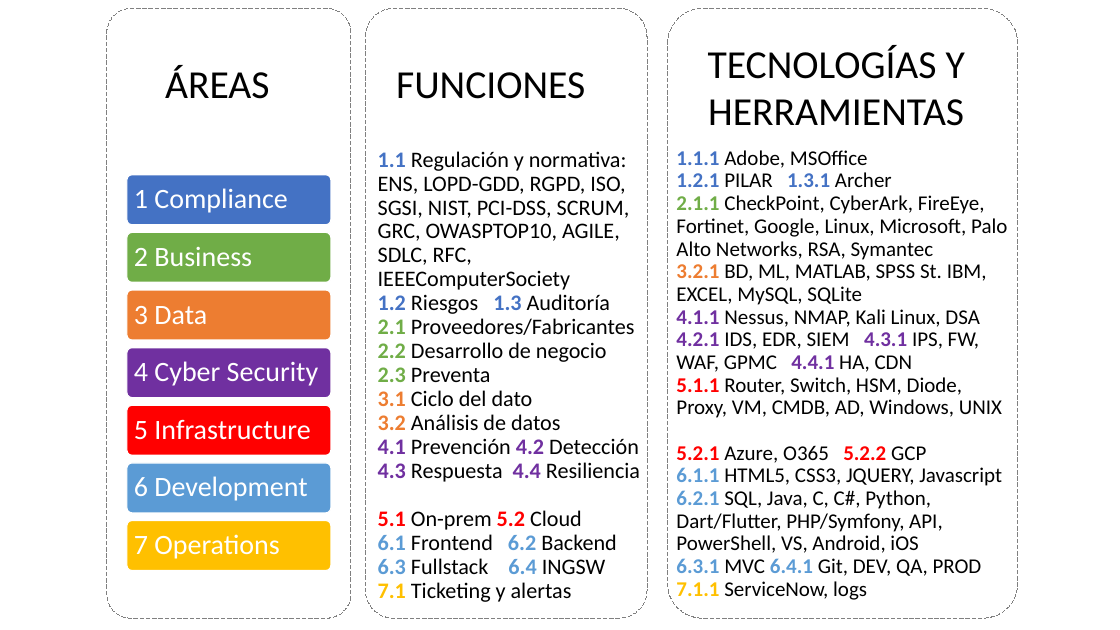
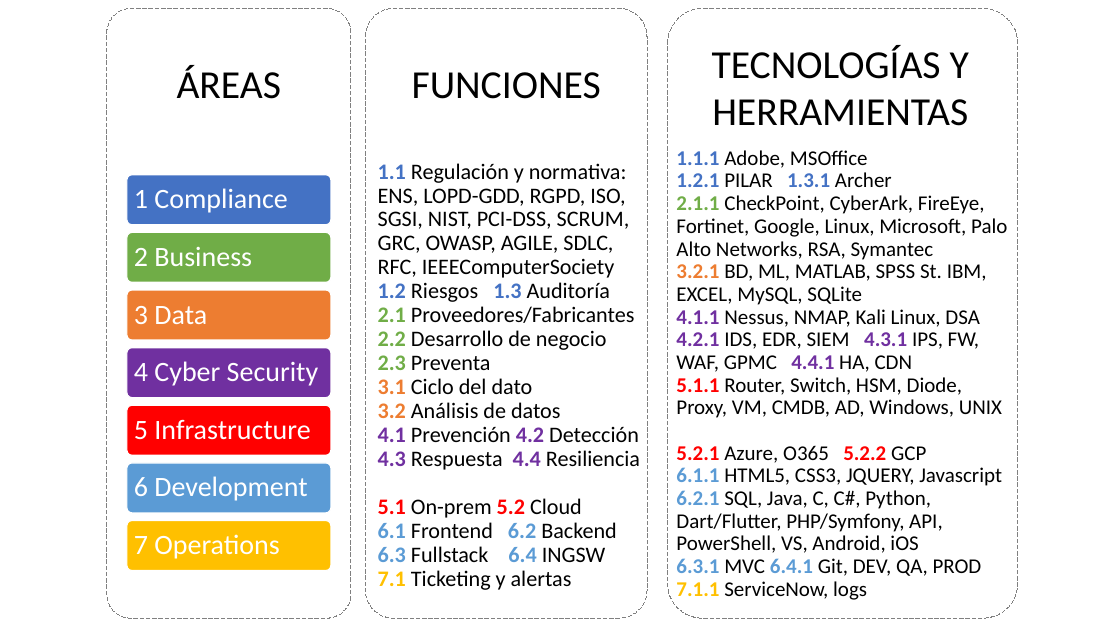
Before and after one commit to antoniojturel/cv, a slide deck: slide 3 of CV-AJTR.pptx. Drawn at 1120x630 pixels with LibreOffice and Linux fonts; fonts in the diff are those of the drawing. Boxes give left, top, right and bottom in pixels: in the first picture for what was removed or moved away, otherwise in the second. Text is boxed around its words. In the diff, an @@ line names an element or a change of style, - is before the commit and + after.

```diff
--- a/CV-AJTR.pptx
+++ b/CV-AJTR.pptx
@@ text "ÁREAS": place and size @@
-text "ÁREAS" at bbox=[165, 65, 269, 99]
+text "ÁREAS" at bbox=[177, 65, 281, 99]
@@ text "FUNCIONES": place and size @@
-text "FUNCIONES" at bbox=[396, 72, 585, 99]
+text "FUNCIONES" at bbox=[412, 72, 601, 99]
@@ rectangle "TECNOLOGÍAS Y": place and size @@
-rectangle "TECNOLOGÍAS Y" at bbox=[697, 50, 975, 121]
+rectangle "TECNOLOGÍAS Y" at bbox=[702, 50, 980, 121]
@@ text at bbox=[378, 188, 640, 590]: text changed @@
-1.1 Regulación y normativa: ENS, LOPD-GDD, RGPD, ISO, SGSI, NIST, PCI-DSS, SCRUM, GRC, OWASPTOP10, AGILE, SDLC, RFC, IEEEComputerSociety
-1.2 Riesgos 1.3 Auditoría
-2.1 Proveedores/Fabricantes
-2.2 Desarrollo de negocio
-2.3 Preventa
-3.1 Ciclo del dato
-3.2 Análisis de datos
-4.1 Prevención 4.2 Detección
-4.3 Respuesta 4.4 Resiliencia
-5.1 On-prem 5.2 Cloud
-6.1 Frontend 6.2 Backend
-6.3 Fullstack 6.4 INGSW
-7.1 Ticketing y alertas
+1.1 Regulación y normativa: ENS, LOPD-GDD, RGPD, ISO, SGSI, NIST, PCI-DSS, SCRUM, GRC, OWASP, AGILE, SDLC, RFC, IEEEComputerSociety
+1.2 Riesgos 1.3 Auditoría
+2.1 Proveedores/Fabricantes
+2.2 Desarrollo de negocio
+2.3 Preventa
+3.1 Ciclo del dato
+3.2 Análisis de datos
+4.1 Prevención 4.2 Detección
+4.3 Respuesta 4.4 Resiliencia
+5.1 On-prem 5.2 Cloud
+6.1 Frontend 6.2 Backend
+6.3 Fullstack 6.4 INGSW
+7.1 Ticketing y alertas
```
Also in this commit, not shown: 1 slide added, 1 other file.
